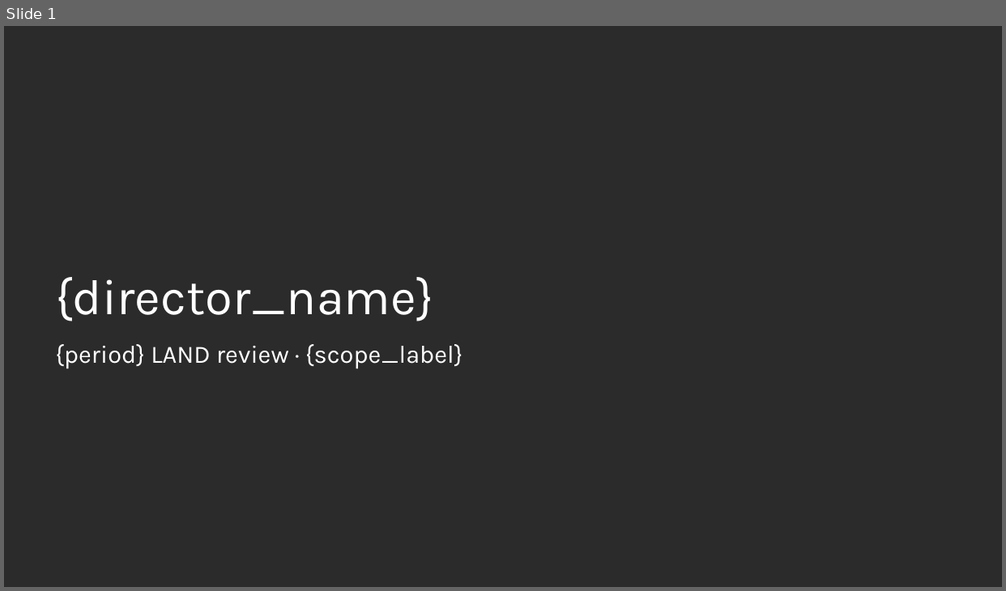
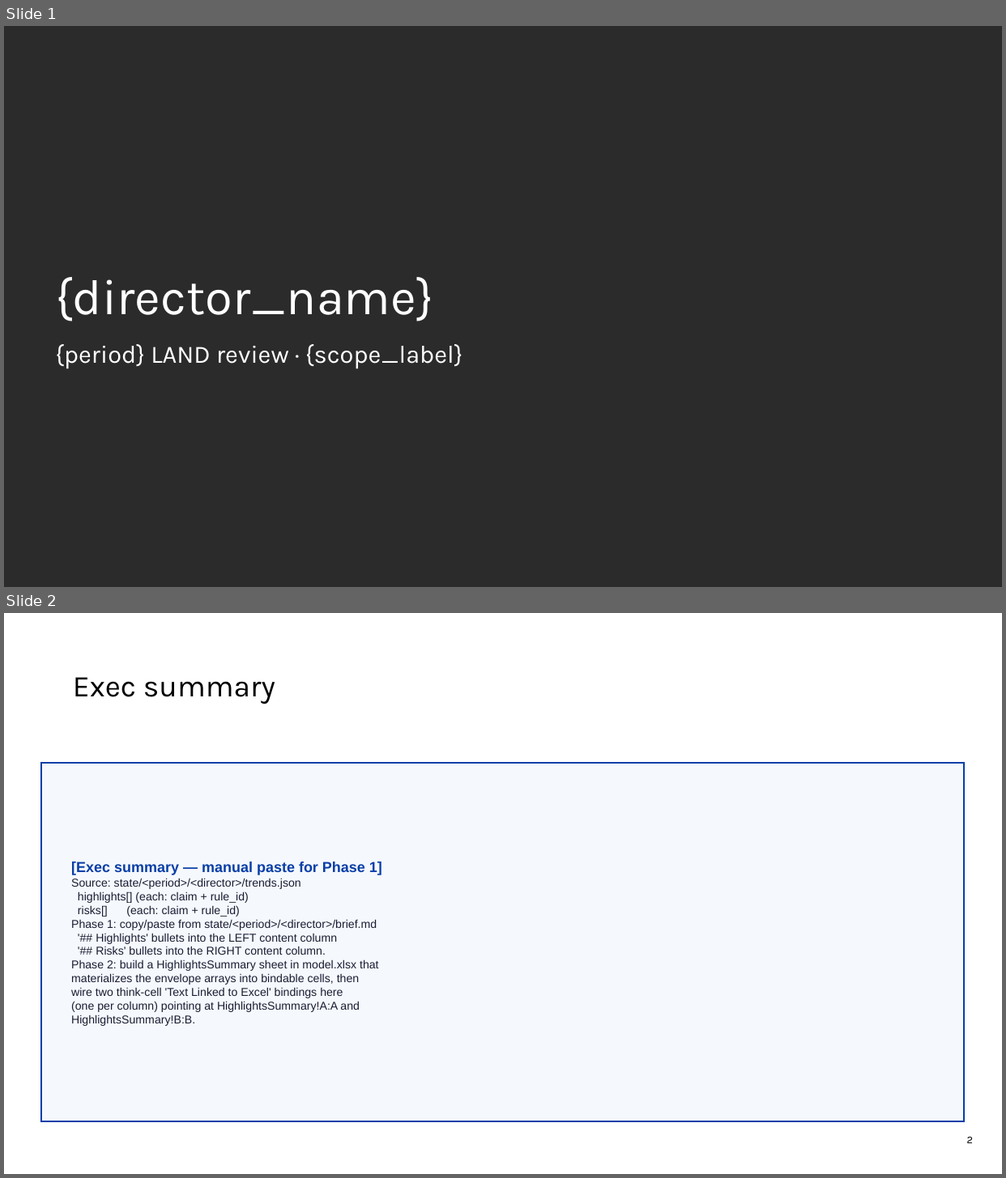
Before and after one commit to Andre-Profitt/sales-ops-copilot, a slide deck: assets/LAND_template.pptx. Shown one above the other, each under a label of ours: slide 1 before the commit, slides 1 and 2 after it. The pictures are 1006x591 and 1006x1178 pixels, drawn with LibreOffice and Linux fonts; fonts in the diff are those of the drawing; background and template pictures are left out; a plain dark background stands for a picture behind light text. Boxes give left, top, right and bottom in pixels: in the first picture for what was removed or moved away, otherwise in the second. Text is boxed around its words. In the diff, an @@ line names an element or a change of style, - is before the commit and + after.

```diff
--- a/assets/LAND_template.pptx
+++ b/assets/LAND_template.pptx
@@ slide 2 added at [4, 613, 1002, 1174], background #FFFFFF @@
@@ text added at [73, 677, 275, 704], 29 pt, text #000000 @@
+Exec summary
@@ rectangle added at [41, 763, 965, 1122], fill #F5F8FD, outline #083EA7 1.5 pt, 11 pt, text #1A1D31 @@
+[Exec summary — manual paste for Phase 1]
+Source: state/<period>/<director>/trends.json
+highlights[] (each: claim + rule_id)
+risks[] (each: claim + rule_id)
+Phase 1: copy/paste from state/<period>/<director>/brief.md
+'## Highlights' bullets into the LEFT content column
+'## Risks' bullets into the RIGHT content column.
+Phase 2: build a HighlightsSummary sheet in model.xlsx that
+materializes the envelope arrays into bindable cells, then
+wire two think-cell 'Text Linked to Excel' bindings here
+(one per column) pointing at HighlightsSummary!A:A and
+HighlightsSummary!B:B.
@@ page number added at [967, 1136, 973, 1144], 10 pt, text #000000 @@
+2
```
Also in this commit, not shown: 11 other slides added, 1 slide removed, 2 other files.
